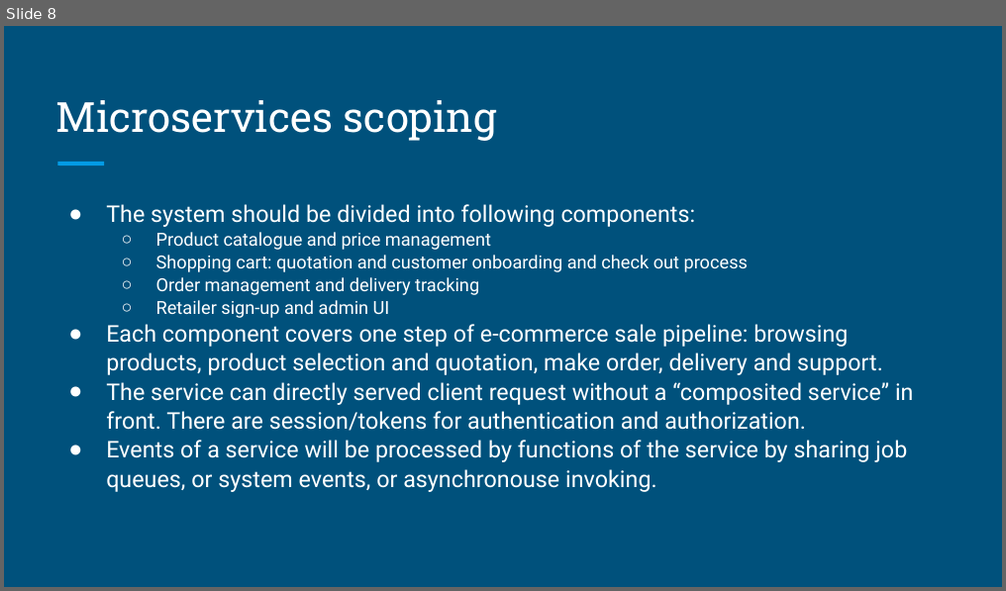
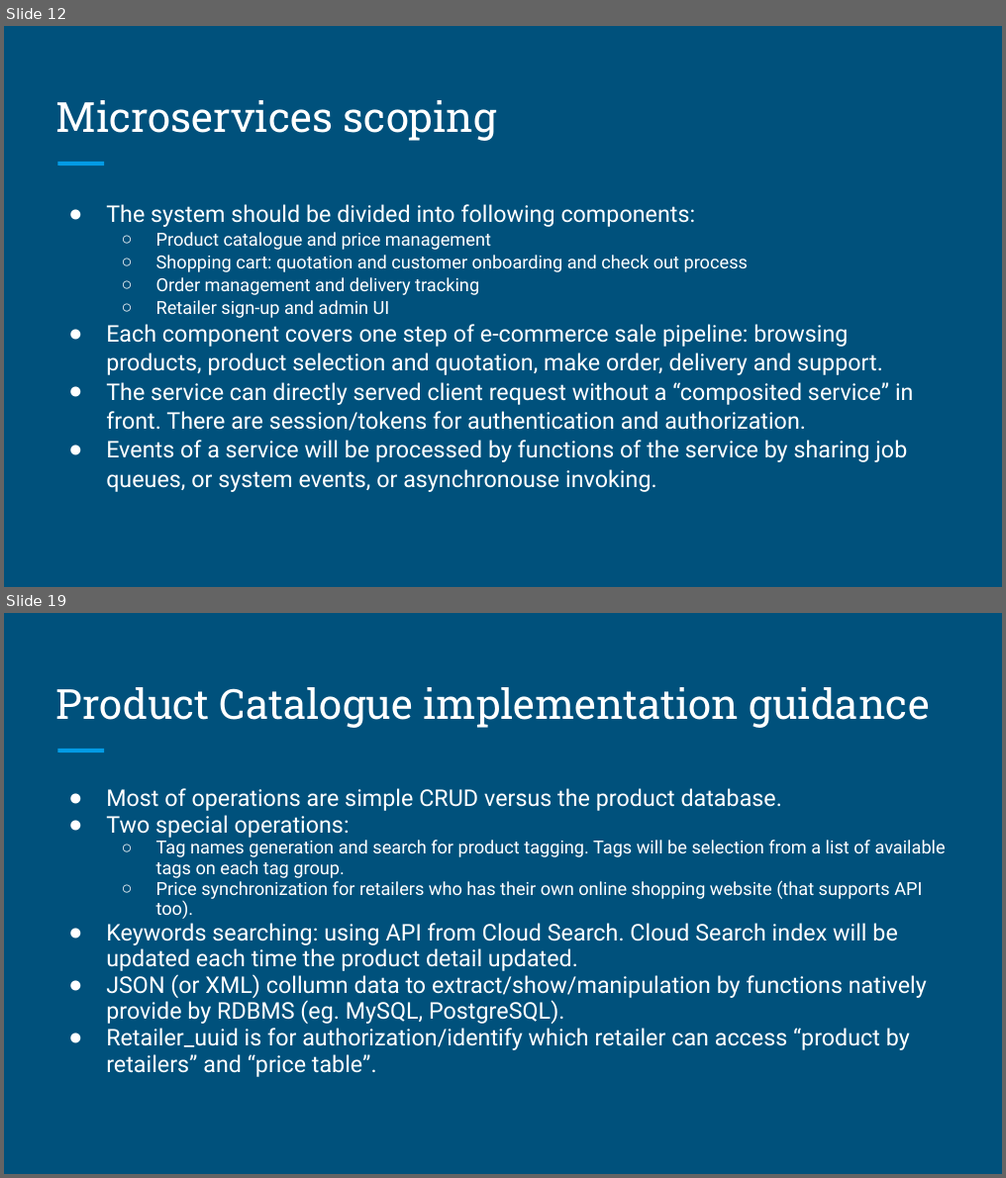
Before and after one commit to myquartz/myq-online-shopping, a slide deck: design/MyQ Online Shopping.odp. Shown one above the other, each under a label of ours: slide 8 before the commit, slides 12 and 19 after it; the slides between them are not shown. The pictures are 1006x591 and 1006x1178 pixels, drawn with LibreOffice and Linux fonts; fonts in the diff are those of the drawing. Boxes give left, top, right and bottom in pixels: in the first picture for what was removed or moved away, otherwise in the second. Text is boxed around its words. In the diff, an @@ line names an element or a change of style, - is before the commit and + after.

```diff
--- a/design/MyQ Online Shopping.odp
+++ b/design/MyQ Online Shopping.odp
@@ slide 19 added at bbox=[4, 613, 1002, 1174], background #00517C; not listed: 1 template element that a slide beside it also shows @@
@@ title added at bbox=[56, 687, 930, 728], 30 pt, text #FFFFFF @@
+Product Catalogue implementation guidance
@@ text added at bbox=[106, 788, 945, 1077], 16.6 pt, text #FFFFFF @@
+● Most of operations are simple CRUD versus the product database.
+● Two special operations:
+  ○ Tag names generation and search for product tagging. Tags will be selection from a list of available tags on each tag group.
+  ○ Price synchronization for retailers who has their own online shopping website (that supports API too).
+● Keywords searching: using API from Cloud Search. Cloud Search index will be updated each time the product detail updated.
+● JSON (or XML) collumn data to extract/show/manipulation by functions natively provide by RDBMS (eg. MySQL, PostgreSQL).
+● Retailer_uuid is for authorization/identify which retailer can access “product by retailers” and “price table”.
@@ what was slide 8 is now slide 12 @@
```
Also in this commit, not shown: 2 slides changed, 29 other slides added, 2 other files.
